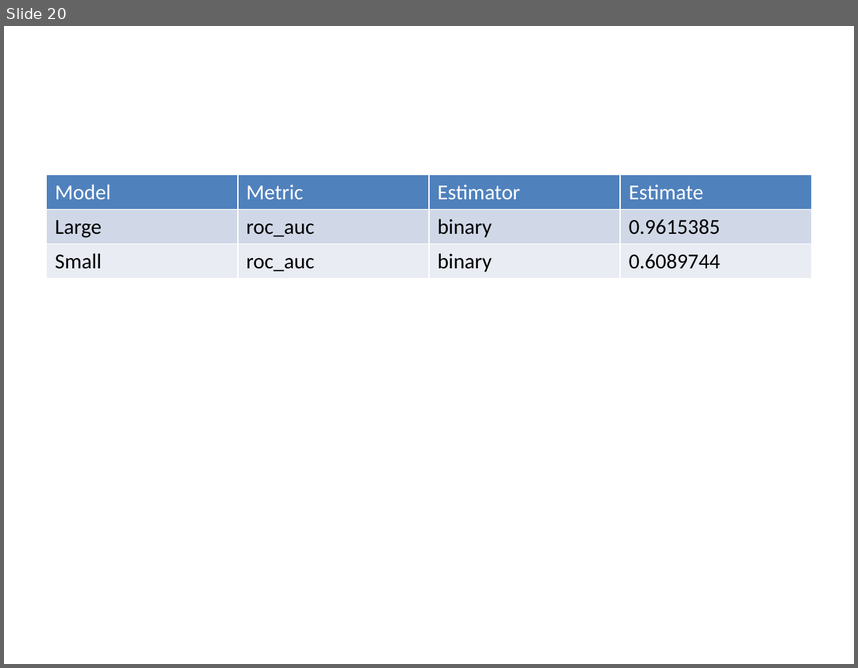
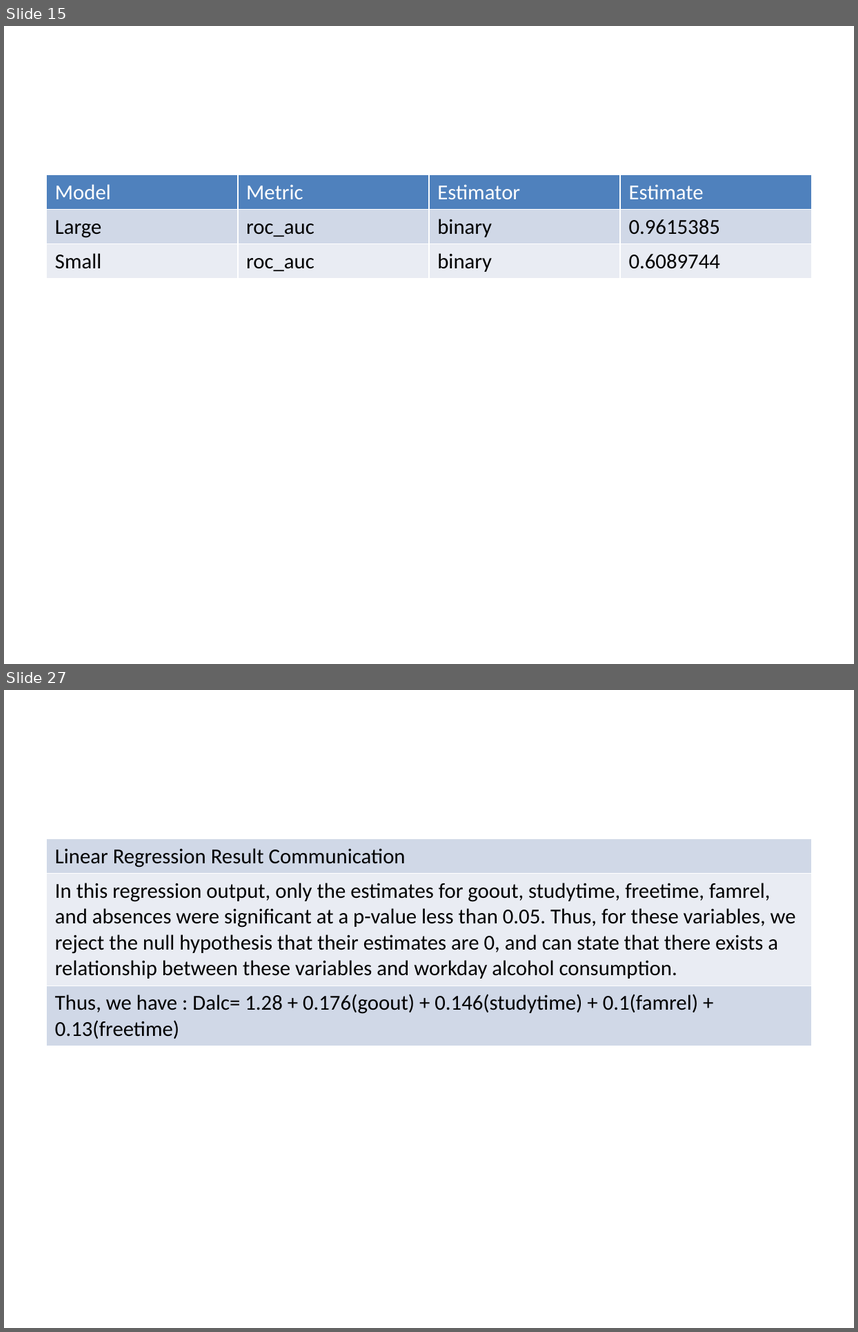
Before and after one commit to STA198F2021/save-the-best-for-last, a slide deck: Powerpoint-presentation.pptx. Shown one above the other, each under a label of ours: slide 20 before the commit, slides 15 and 27 after it; the slides between them are not shown. The pictures are 858x668 and 858x1332 pixels, drawn with LibreOffice and Linux fonts; fonts in the diff are those of the drawing. Boxes give left, top, right and bottom in pixels: in the first picture for what was removed or moved away, otherwise in the second. Text is boxed around its words. In the diff, an @@ line names an element or a change of style, - is before the commit and + after.

```diff
--- a/Powerpoint-presentation.pptx
+++ b/Powerpoint-presentation.pptx
@@ slide 27 added at box(4, 690, 854, 1328), background #FFFFFF @@
@@ table added at box(47, 839, 811, 1259), 3 rows, 1 columns @@
+Linear Regression Result Communication
+In this regression output, only the estimates for goout, studytime, freetime, famrel, and absences were significant at a p-value less than 0.05. Thus, for these variables, we reject the null hypothesis that their estimates are 0, and can state that there exists a relationship between these variables and workday alcohol consumption.
+Thus, we have : Dalc= 1.28 + 0.176(goout) + 0.146(studytime) + 0.1(famrel) + 0.13(freetime)
@@ what was slide 20 is now slide 15 @@
```
Also in this commit, not shown: 6 slides changed, 21 other slides added, 4 slides removed, 2 other files.
